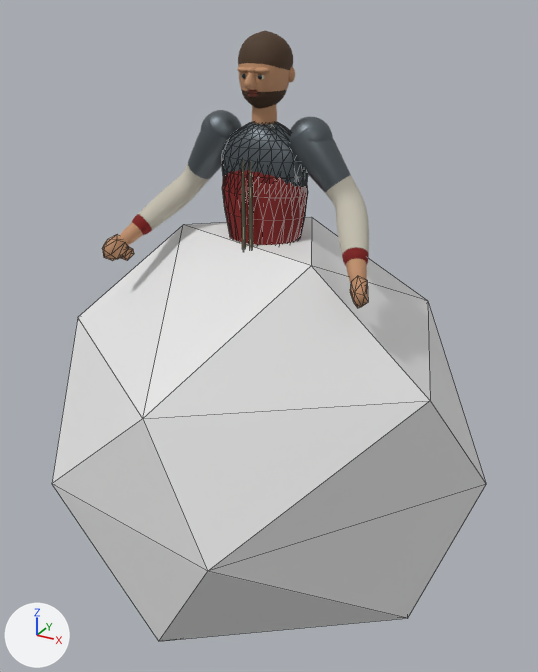
Renders of the glTF model assets/characters/shared/danish_warrior_lod1.glb from each side of a commit.
Rendered twice from a 50 mm lens placed at (1.5, -2.69, 1.85), pointed at (0.0, 0.04, 0.48). Arrows for +X, +Y and +Z are at lower left; the lights stay in place. The older version comes first. Mesh edges are drawn as thin lines on the coarser meshes.

In view in the first picture: 'Character_Head.001', 'Clothing_SleeveL.001', 'Clothing_SleeveR.001', 'Hero_Torso.001', 'Icosphere.001' and 4 more.
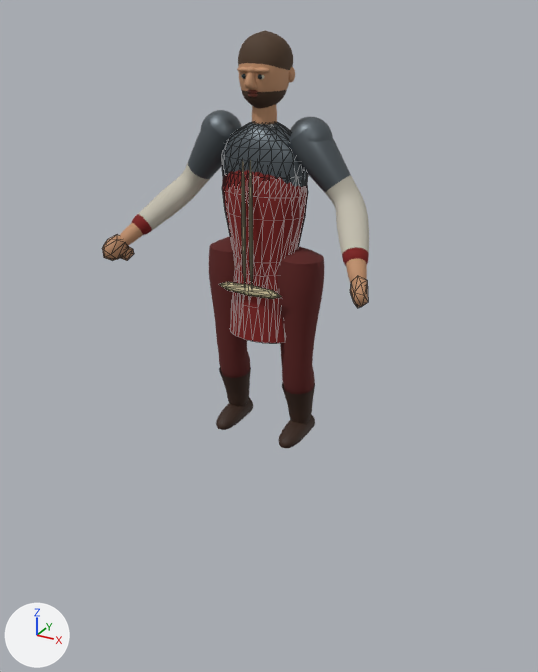
Location of each change, [x1, y1, x2, y2] in pixels of the pictures (538 x 672 px):
'Icosphere.001', no longer drawn
    before: [52, 217, 486, 642]
'Clothing_HoseL.001', unchanged, uncovered by the edit
    after: [277, 247, 325, 394]
'Clothing_HoseR.001', unchanged, uncovered by the edit
    after: [209, 237, 250, 378]

The edits, one by one:
Object 'Icosphere.001' (ob_icosphere_001) now shows nothing instead of me_icosphere_001.
